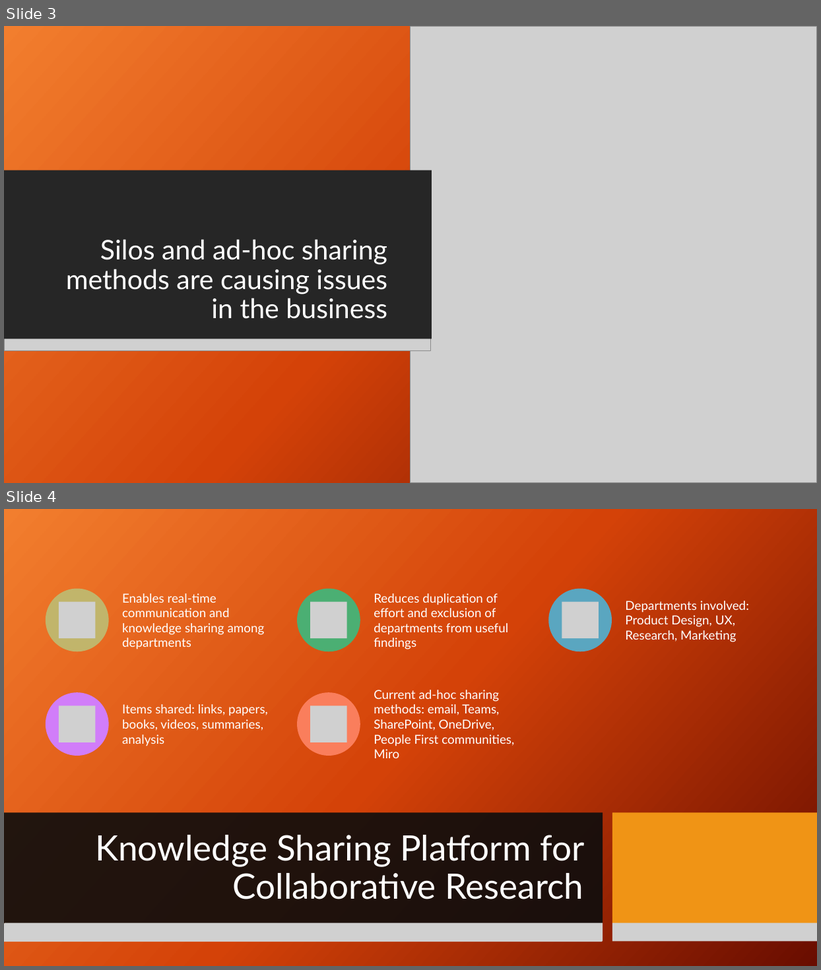
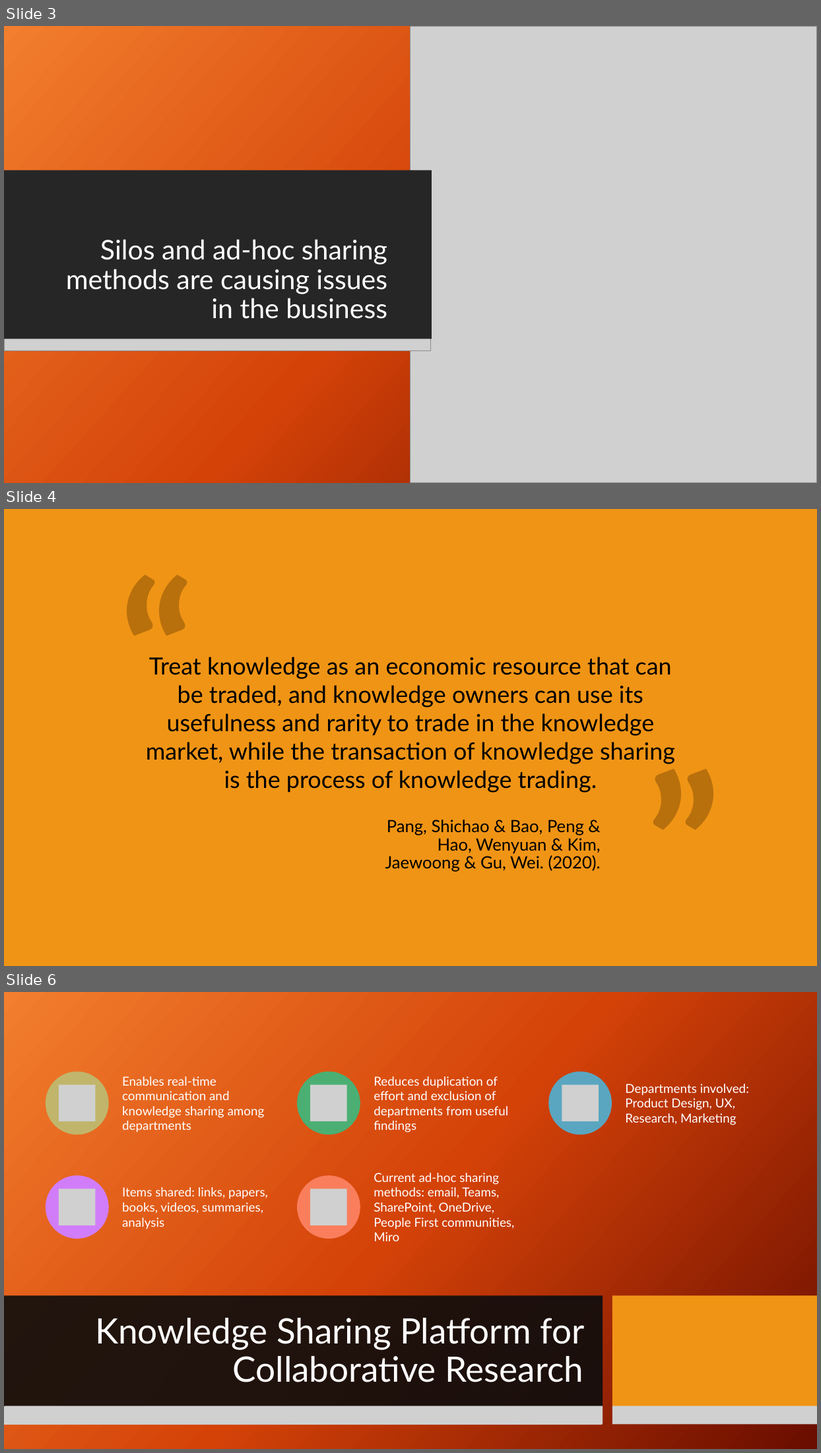
Before and after one commit to CallumWalterWhite/knowledge-sharing-platform, a slide deck: report/Work-based Project Pres.pptx. Shown one above the other, each under a label of ours: slides 3 and 4 before the commit, slides 3, 4 and 6 after it; the slides between them are not shown. The pictures are 821x970 and 821x1453 pixels, drawn with LibreOffice and Linux fonts; fonts in the diff are those of the drawing; grey boxes stand for pictures; background and template pictures are left out. Boxes give left, top, right and bottom in pixels: in the first picture for what was removed or moved away, otherwise in the second. Text is boxed around its words. In the diff, an @@ line names an element or a change of style, - is before the commit and + after.

```diff
--- a/report/Work-based Project Pres.pptx
+++ b/report/Work-based Project Pres.pptx
@@ slide 4 added at <box>4,509,817,966</box>, background picture (left out) @@
@@ text added at <box>104,545,195,619</box>, 179.2 pt, text #B8700C, bold @@
+“
@@ title added at <box>146,657,675,793</box>, 21 pt, text #000000 @@
+Treat knowledge as an economic resource that can be traded, and knowledge owners can use its usefulness and rarity to trade in the knowledge market, while the transaction of knowledge sharing is the process of knowledge trading.
@@ text added at <box>632,737,723,811</box>, 179.2 pt, text #B8700C, bold @@
+”
@@ text added at <box>387,820,601,871</box>, 15 pt, text #000000 @@
+Pang, Shichao & Bao, Peng & Hao, Wenyuan & Kim, Jaewoong & Gu, Wei. (2020).
@@ what was slide 4 is now slide 6 @@
```
Also in this commit, not shown: 3 other slides added, 1 other file.
